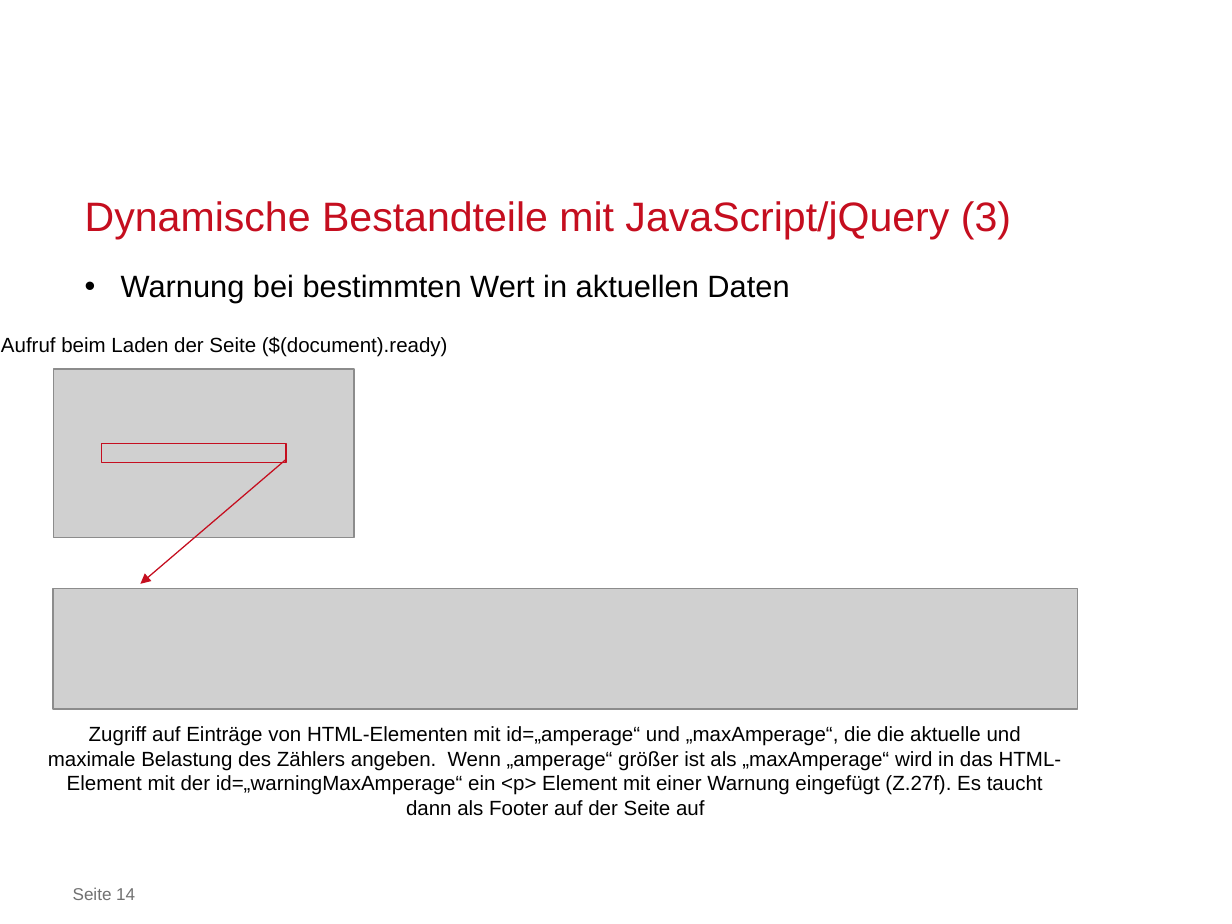
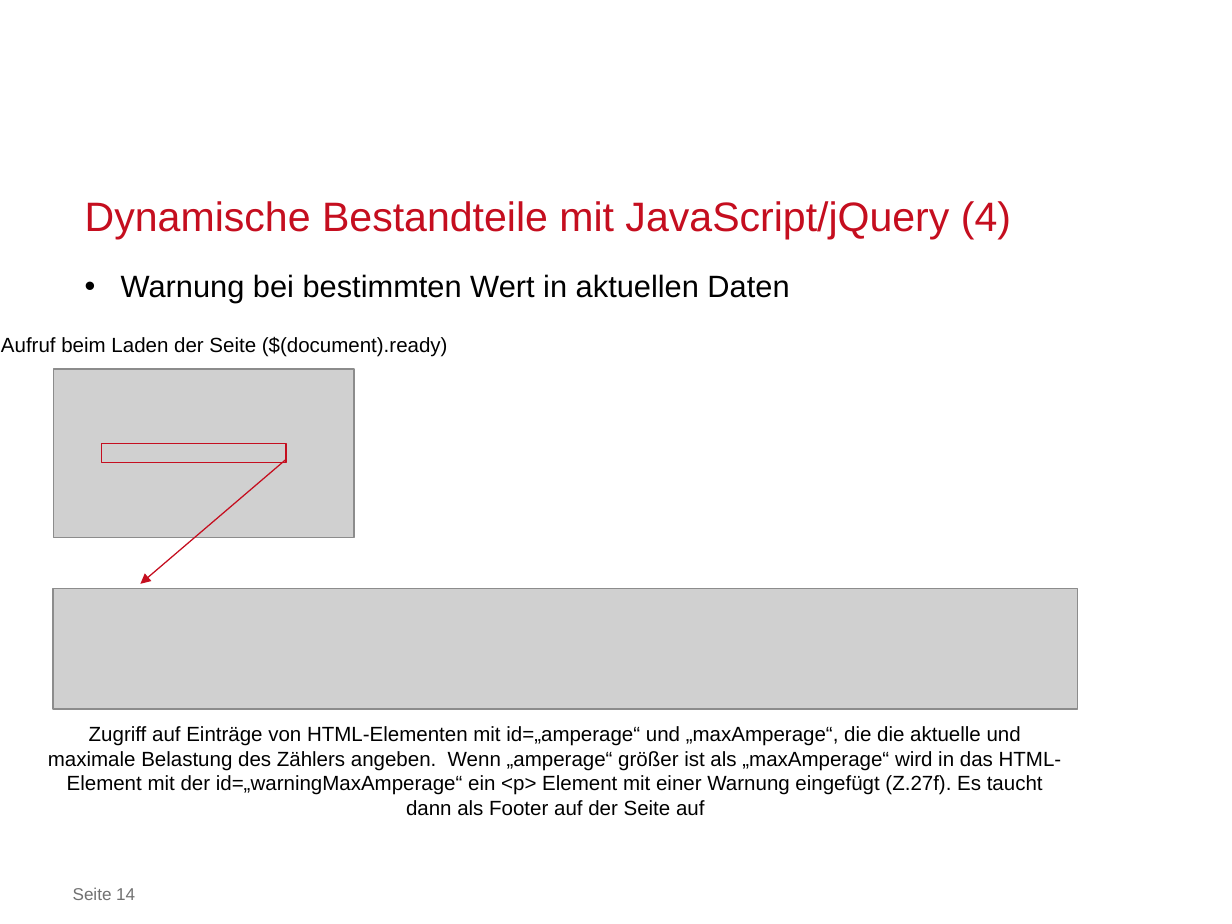
Before and after one commit to j-bon/ha1, a slide deck: slide 14 of aws_ha1.pptx. Drawn at 1232x924 pixels with LibreOffice and Linux fonts; fonts in the diff are those of the drawing; grey boxes stand for pictures; background and template pictures are left out. Boxes give left, top, right and bottom in pixels: in the first picture for what was removed or moved away, otherwise in the second. Text is boxed around its words. In the diff, an @@ line names an element or a change of style, - is before the commit and + after.

```diff
--- a/aws_ha1.pptx
+++ b/aws_ha1.pptx
@@ text at <box>85,201,1011,239</box>: text changed @@
-Dynamische Bestandteile mit JavaScript/jQuery (3)
+Dynamische Bestandteile mit JavaScript/jQuery (4)
```
Also in this commit, not shown: 2 other slides changed, 1 other file.
